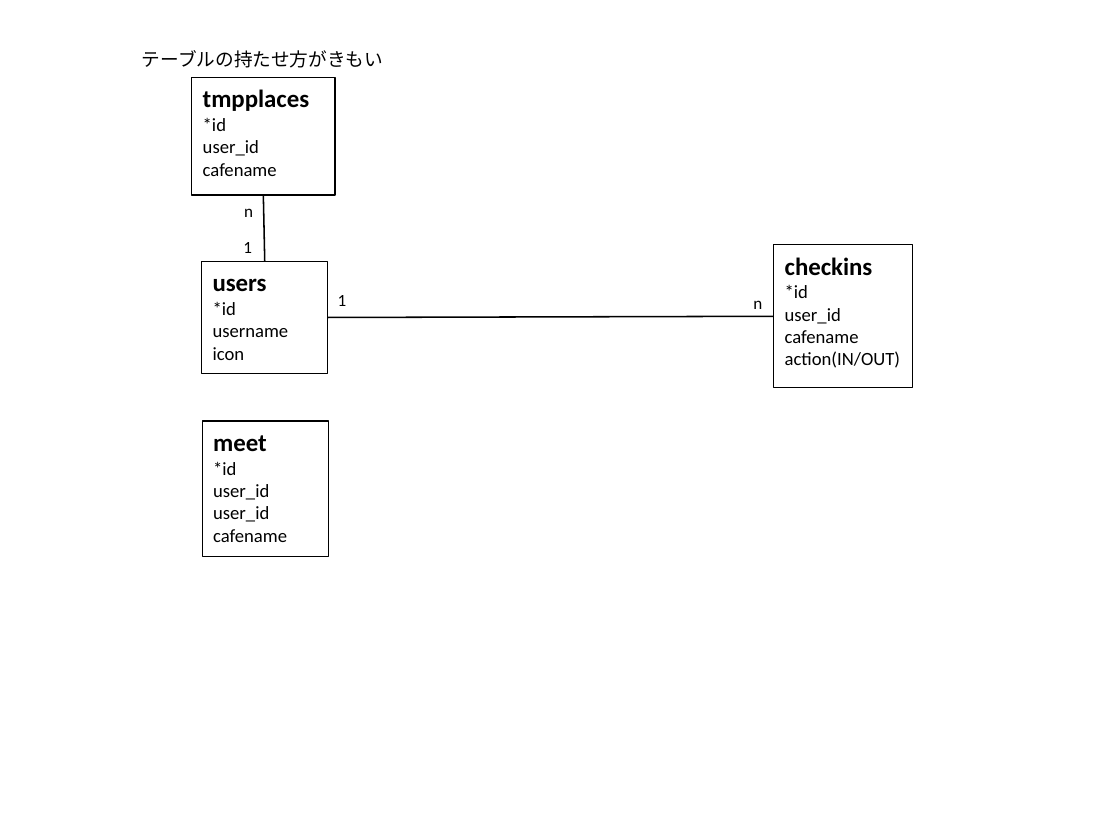
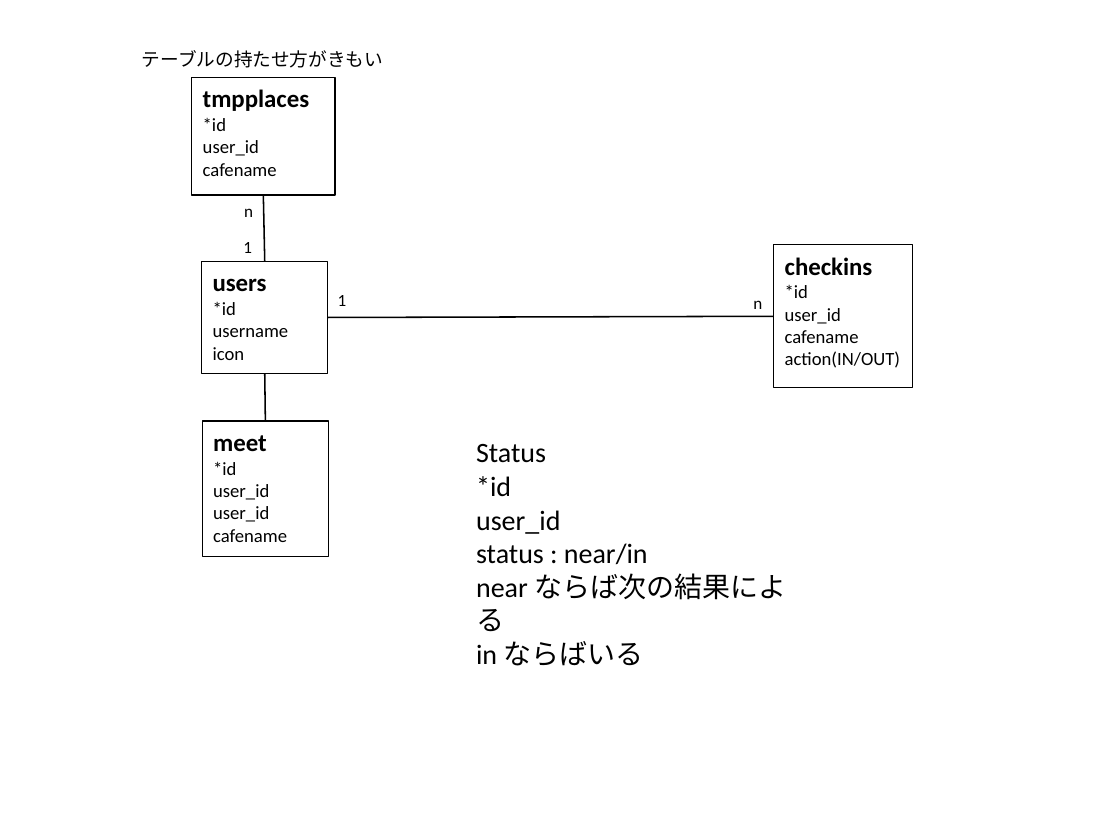
Before and after one commit to ISD427/tea-tiem_server, a slide deck: slide 1 of er_diagram.pptx. Drawn at 1120x840 pixels with LibreOffice and Linux fonts; fonts in the diff are those of the drawing. Boxes give left, top, right and bottom in pixels: in the first picture for what was removed or moved away, otherwise in the second. Text is boxed around its words. In the diff, an @@ line names an element or a change of style, - is before the commit and + after.

```diff
--- a/er_diagram.pptx
+++ b/er_diagram.pptx
@@ line added from (265, 421) to (264, 374), #000000 1 pt @@
@@ text added at (476,444,786,666), 18 pt, text #000000 @@
+Status
+*id
+user_id
+status : near/in
+near ならば次の結果による
+in ならばいる
```
Also in this commit, not shown: 10 other files.
